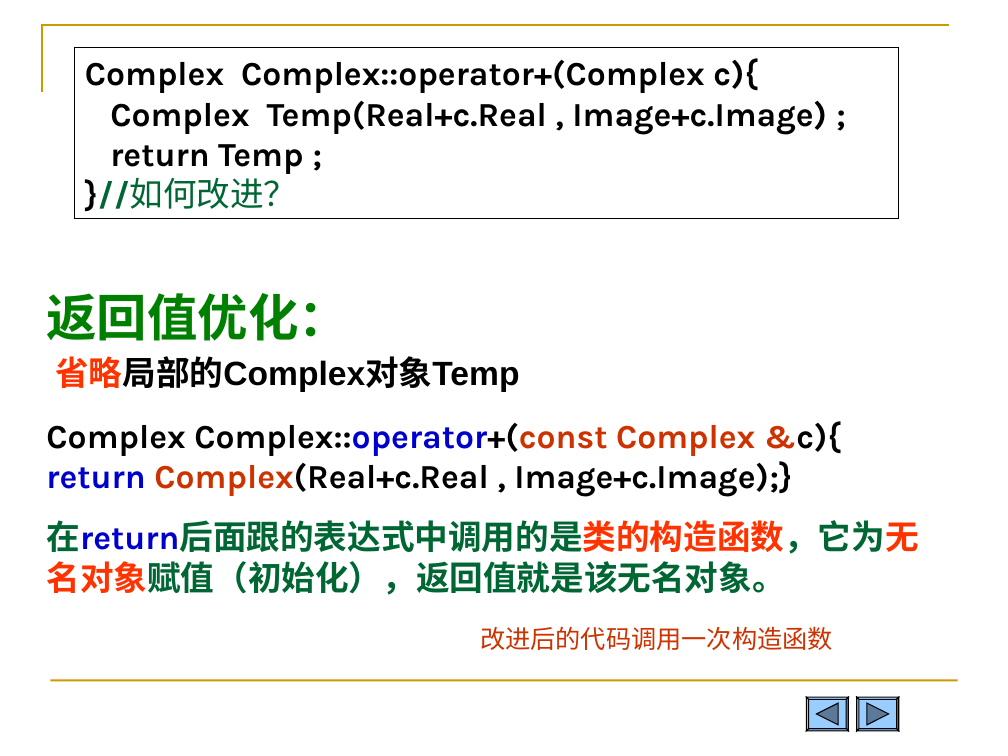
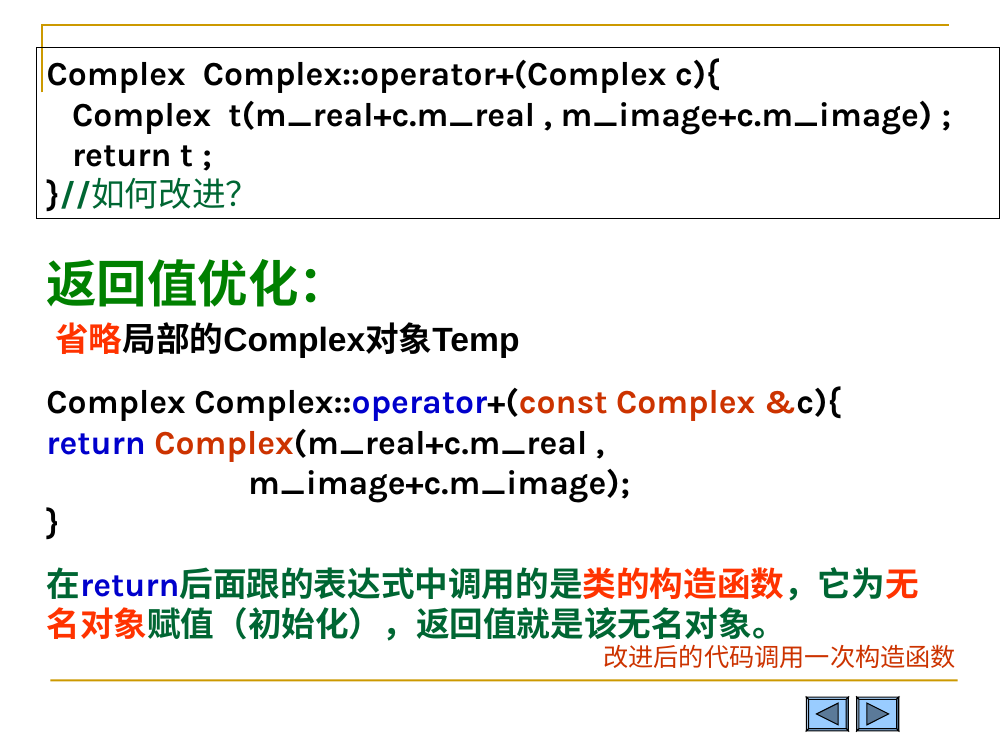
Before and after one commit to Changhe160/Changhe160.github.io, a slide deck: slide 37 of teachingRes/Cplusplus/unit04类与对象.ppt (slide 42 before the commit). Drawn at 1008x756 pixels with LibreOffice and Linux fonts; fonts in the diff are those of the drawing. Boxes give left, top, right and bottom in pixels: in the first picture for what was removed or moved away, otherwise in the second. Text is boxed around its words. In the diff, an @@ line names an element or a change of style, - is before the commit and + after.

```diff
--- a/teachingRes/Cplusplus/unit04类与对象.ppt
+++ b/teachingRes/Cplusplus/unit04类与对象.ppt
@@ rectangle "Complex Complex::operator+(Complex c){": place and size @@
-rectangle "Complex Complex::operator+(Complex c){" at box(75, 47, 898, 219)
+rectangle "Complex Complex::operator+(Complex c){" at box(36, 47, 1000, 219)
@@ text in rectangle at box(72, 101, 933, 167): text changed @@
-Complex Temp(Real+c.Real , Image+c.Image) ;
-return Temp ;
+Complex t(m_real+c.m_real , m_image+c.m_image) ;
+return t ;
@@ text "返回值优化：": place and size @@
-text "返回值优化：" at box(46, 293, 918, 595)
+text "返回值优化：" at box(46, 259, 918, 645)
@@ text at box(46, 429, 630, 503): text changed @@
-return Complex(Real+c.Real , Image+c.Image);}
+return Complex(m_real+c.m_real , m_image+c.m_image);
+}
@@ text "改进后的代码调用一次构造函数": place and size @@
-text "改进后的代码调用一次构造函数" at box(480, 626, 833, 650)
+text "改进后的代码调用一次构造函数" at box(603, 644, 956, 668)
```
Also in this commit, not shown: 16 other slides changed, 1 slide added, 16 slides removed.
